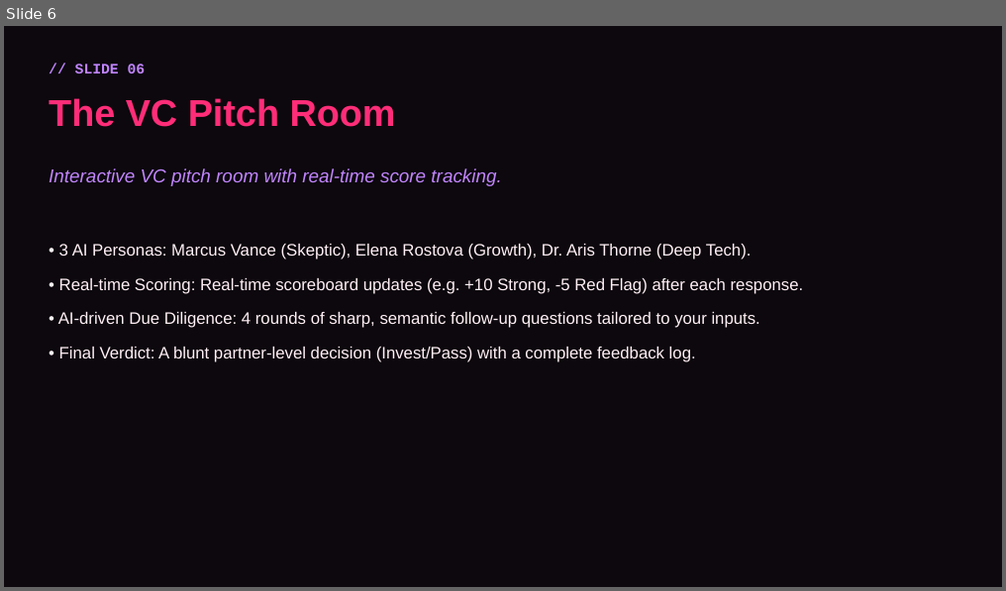
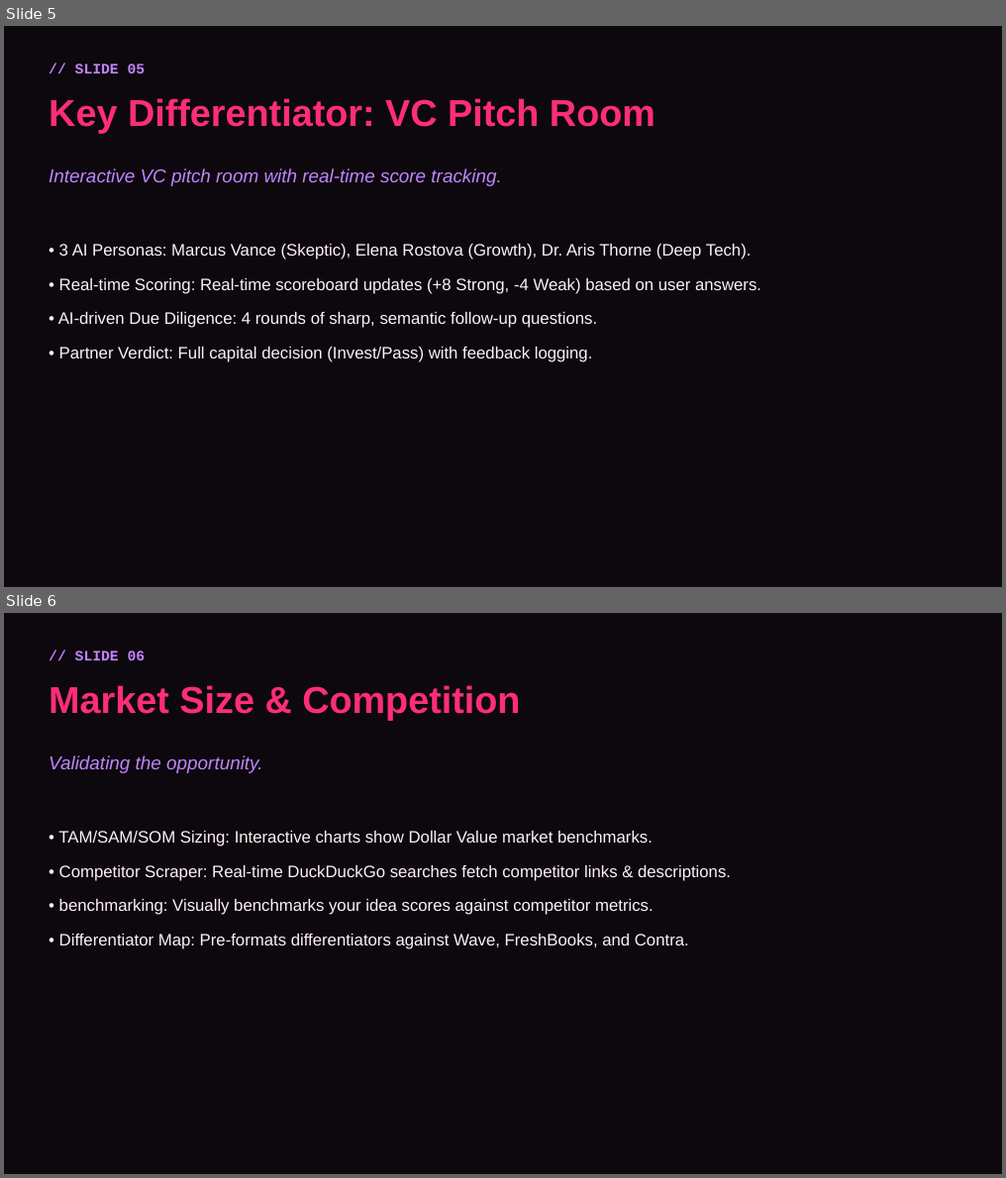
Before and after one commit to swaraj3092/LaunchMind, a slide deck: LaunchMind_PitchDeck.pptx. Shown one above the other, each under a label of ours: slide 6 before the commit, slides 5 and 6 after it. The pictures are 1006x591 and 1006x1178 pixels, drawn with LibreOffice and Linux fonts; fonts in the diff are those of the drawing. Boxes give left, top, right and bottom in pixels: in the first picture for what was removed or moved away, otherwise in the second. Text is boxed around its words. In the diff, an @@ line names an element or a change of style, - is before the commit and + after.

```diff
--- a/LaunchMind_PitchDeck.pptx
+++ b/LaunchMind_PitchDeck.pptx
@@ slide 6 added at (x1=4, y1=613, x2=1002, y2=1174), background #0C080D @@
@@ text added at (x1=75, y1=651, x2=146, y2=661), 14 pt, text #C084FC, bold @@
+// SLIDE 06
@@ text added at (x1=49, y1=685, x2=520, y2=721), 36 pt, text #FF2D78, bold @@
+Market Size & Competition
@@ text added at (x1=49, y1=756, x2=262, y2=773), 18 pt, text #C084FC, italic @@
+Validating the opportunity.
@@ text added at (x1=58, y1=831, x2=731, y2=950), 16 pt, text #FFF0F5 @@
+• TAM/SAM/SOM Sizing: Interactive charts show Dollar Value market benchmarks.
+• Competitor Scraper: Real-time DuckDuckGo searches fetch competitor links & descriptions.
+• benchmarking: Visually benchmarks your idea scores against competitor metrics.
+• Differentiator Map: Pre-formats differentiators against Wave, FreshBooks, and Contra.
@@ what was slide 6 is now slide 5 @@
@@ slide 5 changed as well @@
@@ text at (x1=49, y1=98, x2=655, y2=134): text changed @@
-The VC Pitch Room
+Key Differentiator: VC Pitch Room
@@ text at (x1=58, y1=278, x2=761, y2=363): text changed @@
-• Real-time Scoring: Real-time scoreboard updates (e.g. +10 Strong, -5 Red Flag) after each response.
-• AI-driven Due Diligence: 4 rounds of sharp, semantic follow-up questions tailored to your inputs.
-• Final Verdict: A blunt partner-level decision (Invest/Pass) with a complete feedback log.
+• Real-time Scoring: Real-time scoreboard updates (+8 Strong, -4 Weak) based on user answers.
+• AI-driven Due Diligence: 4 rounds of sharp, semantic follow-up questions.
+• Partner Verdict: Full capital decision (Invest/Pass) with feedback logging.
```
Also in this commit, not shown: 6 other slides changed, 6 slides removed, 3 other files.
